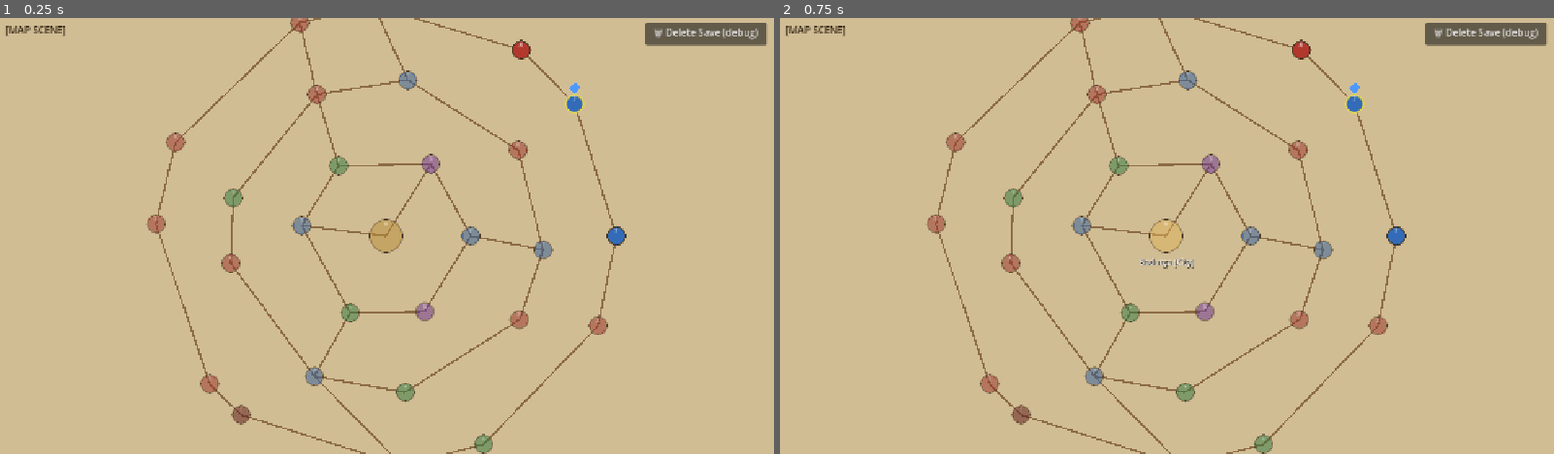
Above: before the commit, frames 1-2 (left to right).
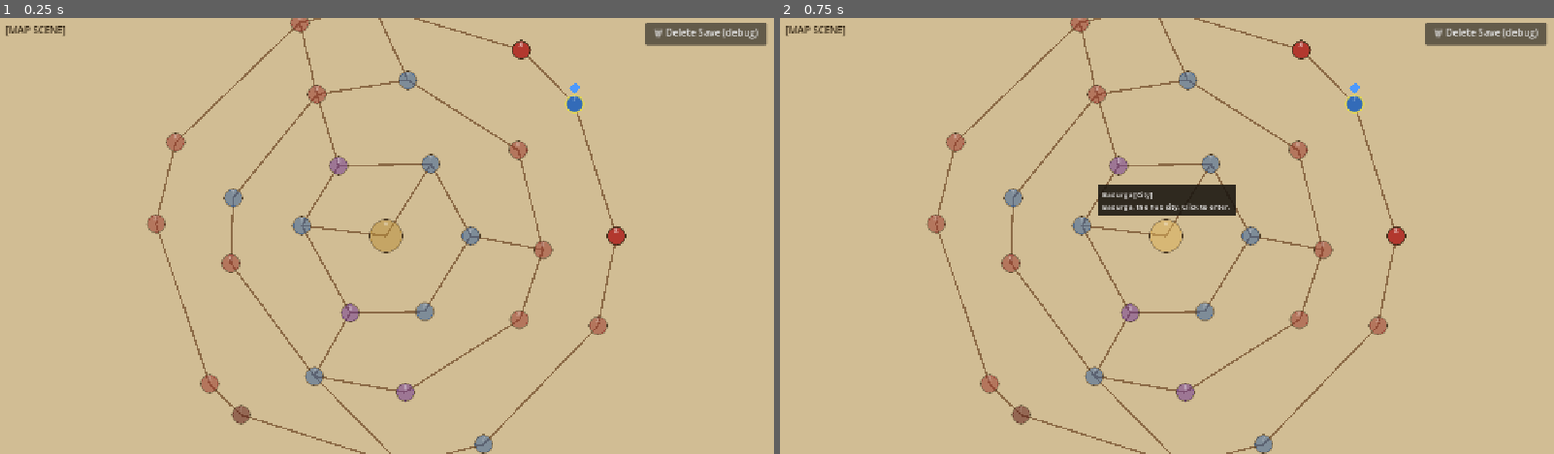
Above: after the commit, the same moments.

Repository: caleb-the-dev/RogueFinder
Game: Godot game, scene res://main.tscn
Same seed, same stepped clock (60 frames per second), same inputs: the game is played once before the commit and once after it.
Inputs:
- Up to frame 1 (0.25 s): no input
- Up to frame 2 (0.75 s): click "★" at 0.5 s

The runs differ from the first frame. In frame 1, 0.6% of the frame differs, in the area x 29-81%, y 31-100%; in frame 2, 2.0%.

Commit message:
feat(map): auto-entry on move, rich hover tooltip, remove RECRUIT type
- Moving to a node auto-enters it after the marker tween (COMBAT, BOSS,
  EVENT); VENDOR and CITY require a deliberate re-click to enter
- Hover shows a dark tooltip panel with node name, type, and a one-line
  description of what the player will find there
- RECRUIT removed from node type pools; slots redistributed to COMBAT,
  EVENT, and VENDOR (followers come through events/combat, not map nodes)
- New type distributions: outer COMBAT×7/EVENT×2/VENDOR×1 (+2 BOSS),
  middle COMBAT×5/EVENT×3/VENDOR×1, inner VENDOR×2/EVENT×4

Note: hit Delete Save on first load to clear any saves with old RECRUIT
nodes before testing.

Co-Authored-By: Claude Sonnet 4.6 <noreply@anthropic.com>

Diff:
--- a/rogue-finder/scripts/map/MapManager.gd
+++ b/rogue-finder/scripts/map/MapManager.gd
@@ -13,7 +13,8 @@
 
 var _map_container: Node2D
 var _buttons: Dictionary = {}   # id -> Button
-var _hover_label: Label
+var _tooltip: ColorRect
+var _tooltip_label: Label
 var _player_marker: Polygon2D
 
 ## --- Data ---
@@ -164,9 +165,9 @@
 	for id in boss_ids:
 		GameState.node_types[id] = "BOSS"
 
-	# Remaining 10 outer nodes: COMBAT×6, EVENT×2, RECRUIT×1, VENDOR×1
-	var outer_pool: Array[String] = ["COMBAT","COMBAT","COMBAT","COMBAT","COMBAT","COMBAT",
-					   "EVENT","EVENT","RECRUIT","VENDOR"]
+	# Remaining 10 outer nodes: COMBAT×7, EVENT×2, VENDOR×1
+	var outer_pool: Array[String] = ["COMBAT","COMBAT","COMBAT","COMBAT","COMBAT","COMBAT","COMBAT",
+					   "EVENT","EVENT","VENDOR"]
 	for i in range(outer_pool.size() - 1, 0, -1):
 		var j := rng.randi_range(0, i)
 		var tmp: String = outer_pool[i]; outer_pool[i] = outer_pool[j]; outer_pool[j] = tmp
@@ -176,16 +177,16 @@
 			GameState.node_types[id] = outer_pool[pool_idx]
 			pool_idx += 1
 
-	# Middle ring (9): COMBAT×4, EVENT×3, RECRUIT×2
-	var mid_pool: Array[String] = ["COMBAT","COMBAT","COMBAT","COMBAT","EVENT","EVENT","EVENT","RECRUIT","RECRUIT"]
+	# Middle ring (9): COMBAT×5, EVENT×3, VENDOR×1
+	var mid_pool: Array[String] = ["COMBAT","COMBAT","COMBAT","COMBAT","COMBAT","EVENT","EVENT","EVENT","VENDOR"]
 	for i in range(mid_pool.size() - 1, 0, -1):
 		var j := rng.randi_range(0, i)
 		var tmp: String = mid_pool[i]; mid_pool[i] = mid_pool[j]; mid_pool[j] = tmp
 	for i in range(_middle_ids.size()):
 		GameState.node_types[_middle_ids[i]] = mid_pool[i]
 
-	# Inner ring (6): RECRUIT×2, VENDOR×2, EVENT×2
-	var inner_pool: Array[String] = ["RECRUIT","RECRUIT","VENDOR","VENDOR","EVENT","EVENT"]
+	# Inner ring (6): VENDOR×2, EVENT×4
+	var inner_pool: Array[String] = ["VENDOR","VENDOR","EVENT","EVENT","EVENT","EVENT"]
 	for i in range(inner_pool.size() - 1, 0, -1):
 		var j := rng.randi_range(0, i)
 		var tmp: String = inner_pool[i]; inner_pool[i] = inner_pool[j]; inner_pool[j] = tmp
@@ -279,7 +280,7 @@
 	_create_map_container()
 	_add_edges()
 	_add_nodes()
-	_add_hover_label()
+	_add_hover_tooltip()
 	_refresh_all_node_visuals()
 
 func _add_background() -> void:
@@ -421,18 +422,30 @@
 	_player_marker.position = map_pos + Vector2(0.0, -26.0)
 	_map_container.add_child(_player_marker)
 
-func _add_hover_label() -> void:
-	_hover_label = Label.new()
-	_hover_label.visible = false
-	_hover_label.z_index = 10
+func _desc_for_type(t: String) -> String:
+	match t:
+		"COMBAT":  return "An enemy patrol. Move here to engage."
+		"BOSS":    return "A powerful foe guards this location."
+		"VENDOR":  return "A merchant camp. Move here, then click to browse."
+		"EVENT":   return "Something stirs here. Move here to find out."
+		"CITY":    return "Badurga, the hub city. Click to enter."
+		_:         return ""
+
+func _add_hover_tooltip() -> void:
+	_tooltip = ColorRect.new()
+	_tooltip.color = Color(0.10, 0.08, 0.06, 0.88)
+	_tooltip.visible = false
+	_tooltip.z_index = 10
+	_tooltip.mouse_filter = Control.MOUSE_FILTER_IGNORE
+	_map_container.add_child(_tooltip)
+
+	_tooltip_label = Label.new()
+	_tooltip_label.mouse_filter = Control.MOUSE_FILTER_IGNORE
 	var s := LabelSettings.new()
-	s.font_size    = 13
-	s.font_color   = Color.WHITE
-	s.shadow_color  = Color(0.0, 0.0, 0.0, 0.8)
-	s.shadow_offset = Vector2(1.0, 1.0)
-	_hover_label.label_settings = s
-	# Inside container so it pans/zooms with the map
-	_map_container.add_child(_hover_label)
+	s.font_size = 12
+	s.font_color = Color.WHITE
+	_tooltip_label.label_settings = s
+	_tooltip.add_child(_tooltip_label)
 
 ## --- Node Visual States ---
 
@@ -506,30 +519,40 @@
 		.set_trans(Tween.TRANS_QUAD).set_ease(Tween.EASE_IN_OUT)
 	_refresh_all_node_visuals()
 
+	# VENDOR and CITY require a deliberate re-click to enter; everything else auto-starts
+	var node_type: String = GameState.node_types.get(node_id, "COMBAT")
+	if node_type != "VENDOR" and node_type != "CITY":
+		await tween.finished
+		_enter_current_node()
+
 ## --- Hover Callbacks ---
 
 func _on_node_hover_enter(btn: Button) -> void:
-	var node_id: String  = btn.get_meta("node_id")
-	var is_locked: bool  = not GameState.is_visited(node_id) \
+	var node_id: String   = btn.get_meta("node_id")
+	var node_type: String = btn.get_meta("node_type")
+	var is_locked: bool   = not GameState.is_visited(node_id) \
 		and not GameState.is_adjacent_to_player(node_id, _adjacency) \
 		and node_id != GameState.player_node_id
-	# Always show the hub label so the player knows it exists — just suppress animation
+	# Always show Badurga's tooltip so the player knows it exists
 	var is_hub: bool = btn.get_meta("is_hub")
 	if is_locked and not is_hub:
 		return
 
 	var map_pos: Vector2 = btn.get_meta("map_pos")
-
-	var type_str: String = (btn.get_meta("node_type") as String).capitalize()
-	_hover_label.text    = btn.get_meta("node_label") + " [" + type_str + "]"
-	_hover_label.visible = true
-	# Wait one frame for the label's size to be computed before centering it
+	var type_str: String = node_type.capitalize()
+	_tooltip_label.text = btn.get_meta("node_label") + " [" + type_str + "]\n" + _desc_for_type(node_type)
+	_tooltip.visible = true
+
+	# Wait one frame for the label to compute its size before positioning
 	await get_tree().process_frame
-	var lw: float = _hover_label.size.x
-	_hover_label.position = map_pos + Vector2(-lw * 0.5, btn.size.y * 0.5 + 6.0)
+	var pad := Vector2(8.0, 6.0)
+	_tooltip_label.position = pad
+	_tooltip.size = _tooltip_label.size + pad * 2.0
+	_tooltip.position = map_pos + Vector2(-_tooltip.size.x * 0.5,
+			-btn.size.y * 0.5 - _tooltip.size.y - 6.0)
 
 	if is_locked:
-		return  # label shown; skip scale/tint for unreachable hub
+		return  # tooltip shown; skip scale/tint for unreachable hub
 
 	var tween := create_tween()
 	tween.tween_property(btn, "scale", Vector2(1.25, 1.25), 0.12).set_trans(Tween.TRANS_QUAD)
@@ -539,9 +562,9 @@
 		tween.parallel().tween_property(style, "bg_color", Color(1.0, 0.85, 0.4), 0.12)
 
 func _on_node_hover_exit(btn: Button) -> void:
-	_hover_label.visible = false
-	var is_hub: bool   = btn.get_meta("is_hub")
-	var base: Color    = btn.get_meta("base_color")
+	_tooltip.visible = false
+	var is_hub: bool = btn.get_meta("is_hub")
+	var base: Color  = btn.get_meta("base_color")
 
 	var tween := create_tween()
 	tween.tween_property(btn, "scale", Vector2(1.0, 1.0), 0.10).set_trans(Tween.TRANS_QUAD)
